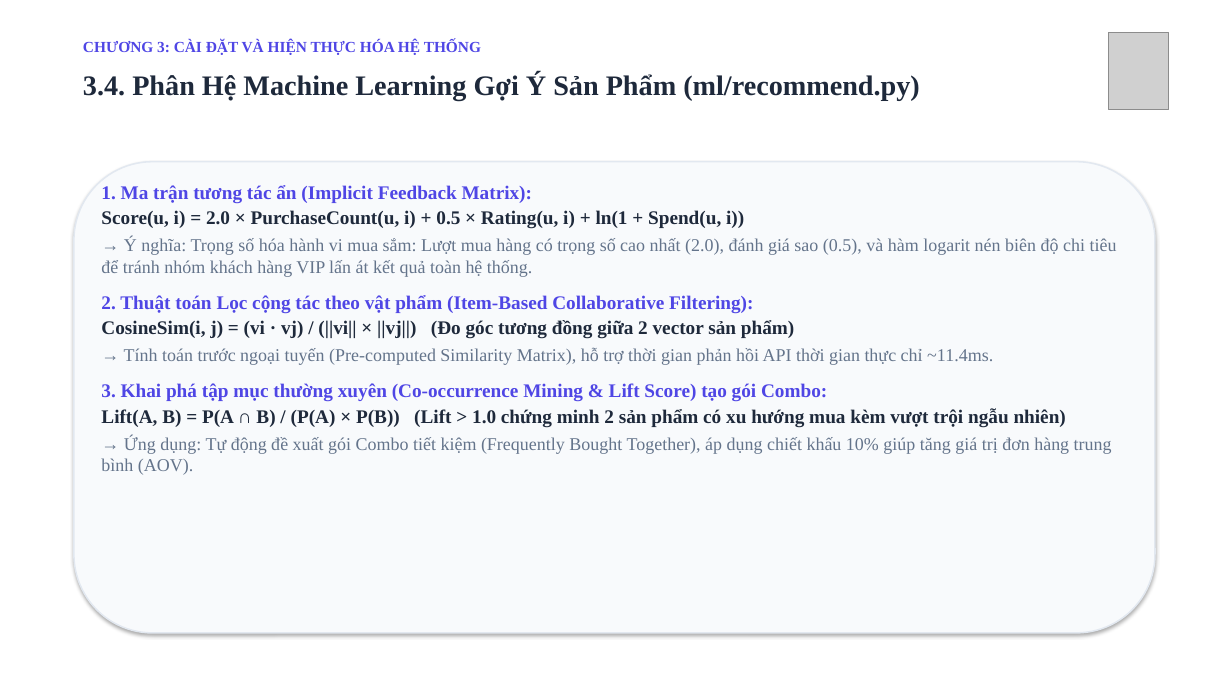
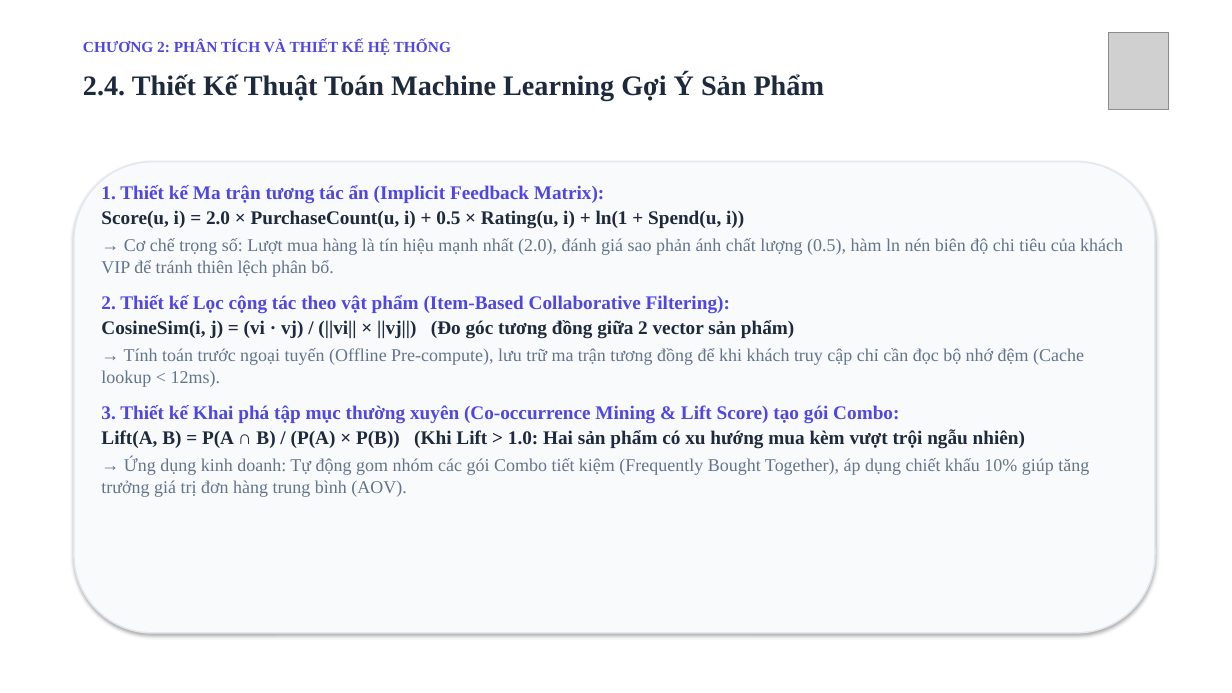
Before and after one commit to linhle100905/real-time-retail-analytics-platform, a slide deck: slide 10 of docs/Bao_Cao_Thuyet_Trinh_Do_An_Full.pptx (slide 7 before the commit). Drawn at 1232x693 pixels with LibreOffice and Linux fonts; fonts in the diff are those of the drawing; grey boxes stand for pictures. Boxes give left, top, right and bottom in pixels: in the first picture for what was removed or moved away, otherwise in the second. Text is boxed around its words. In the diff, an @@ line names an element or a change of style, - is before the commit and + after.

```diff
--- a/docs/Bao_Cao_Thuyet_Trinh_Do_An_Full.pptx
+++ b/docs/Bao_Cao_Thuyet_Trinh_Do_An_Full.pptx
@@ text at (83,40,451,55): text changed @@
-CHƯƠNG 3: CÀI ĐẶT VÀ HIỆN THỰC HÓA HỆ THỐNG
+CHƯƠNG 2: PHÂN TÍCH VÀ THIẾT KẾ HỆ THỐNG
@@ text at (83,73,824,100): text changed @@
-3.4. Phân Hệ Machine Learning Gợi Ý Sản Phẩm (ml/recommend.py)
+2.4. Thiết Kế Thuật Toán Machine Learning Gợi Ý Sản Phẩm
@@ text at (101,185,604,203): text changed @@
-1. Ma trận tương tác ẩn (Implicit Feedback Matrix):
+1. Thiết kế Ma trận tương tác ẩn (Implicit Feedback Matrix):
@@ text at (101,238,1123,313): text changed @@
-→ Ý nghĩa: Trọng số hóa hành vi mua sắm: Lượt mua hàng có trọng số cao nhất (2.0), đánh giá sao (0.5), và hàm logarit nén biên độ chi tiêu để tránh nhóm khách hàng VIP lấn át kết quả toàn hệ thống.
-2. Thuật toán Lọc cộng tác theo vật phẩm (Item-Based Collaborative Filtering):
+→ Cơ chế trọng số: Lượt mua hàng là tín hiệu mạnh nhất (2.0), đánh giá sao phản ánh chất lượng (0.5), hàm ln nén biên độ chi tiêu của khách VIP để tránh thiên lệch phân bổ.
+2. Thiết kế Lọc cộng tác theo vật phẩm (Item-Based Collaborative Filtering):
@@ text at (101,348,1089,497): text changed @@
-→ Tính toán trước ngoại tuyến (Pre-computed Similarity Matrix), hỗ trợ thời gian phản hồi API thời gian thực chỉ ~11.4ms.
-3. Khai phá tập mục thường xuyên (Co-occurrence Mining & Lift Score) tạo gói Combo:
-Lift(A, B) = P(A ∩ B) / (P(A) × P(B)) (Lift > 1.0 chứng minh 2 sản phẩm có xu hướng mua kèm vượt trội ngẫu nhiên)
-→ Ứng dụng: Tự động đề xuất gói Combo tiết kiệm (Frequently Bought Together), áp dụng chiết khấu 10% giúp tăng giá trị đơn hàng trung bình (AOV).
+→ Tính toán trước ngoại tuyến (Offline Pre-compute), lưu trữ ma trận tương đồng để khi khách truy cập chỉ cần đọc bộ nhớ đệm (Cache lookup < 12ms).
+3. Thiết kế Khai phá tập mục thường xuyên (Co-occurrence Mining & Lift Score) tạo gói Combo:
+Lift(A, B) = P(A ∩ B) / (P(A) × P(B)) (Khi Lift > 1.0: Hai sản phẩm có xu hướng mua kèm vượt trội ngẫu nhiên)
+→ Ứng dụng kinh doanh: Tự động gom nhóm các gói Combo tiết kiệm (Frequently Bought Together), áp dụng chiết khấu 10% giúp tăng trưởng giá trị đơn hàng trung bình (AOV).
```
Also in this commit, not shown: 4 other slides changed, 8 slides added, 2 slides removed.
